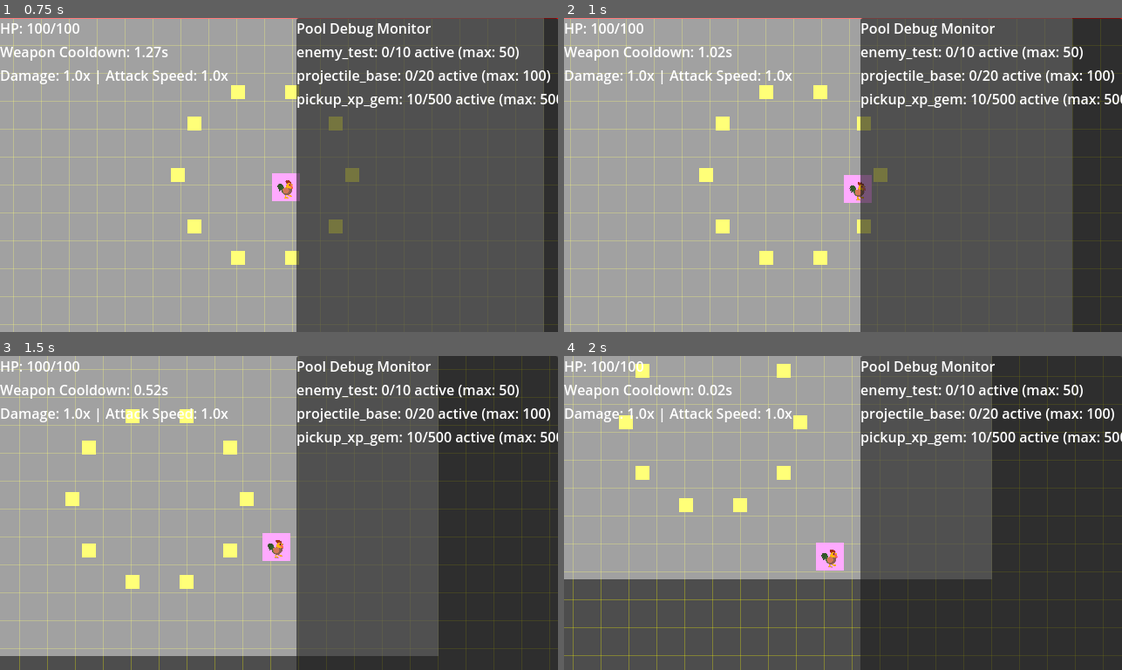
Above: before the commit, frames 1-4 (two rows, left to right).
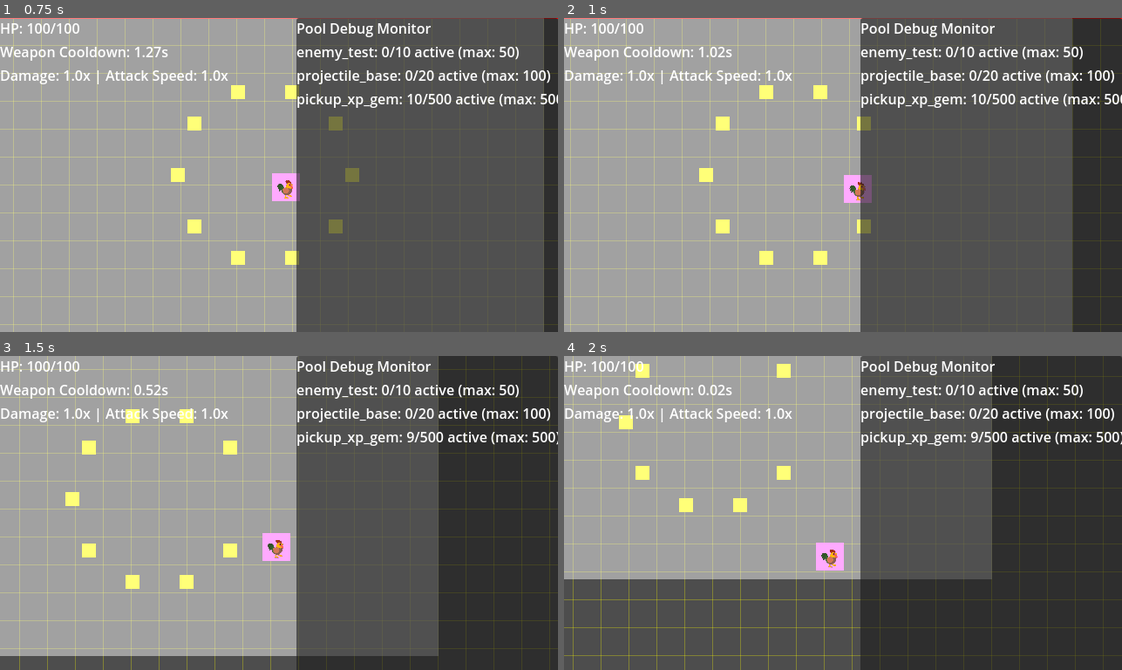
Above: after the commit, the same moments.

Repository: thejoshyee/sarimanok-game
Game: Godot game, scene res://main.tscn
Two runs of this game, one before a commit and one after it. Both use one fixed random seed, a clock stepped at 60 frames per second and the inputs below.
Inputs:
- Up to frame 1 (0.75 s): tap Enter (ui_accept) at 0.5 s; hold Right (move_right) from 0.53 s (still down)
- Up to frame 2 (1 s): keep holding Right (move_right); tap Enter (ui_accept) at 0.77 s
- Up to frame 3 (1.5 s): release Right (move_right) at 1.28 s; hold S (move_down) from 1.28 s (still down)
- Up to frame 4 (2 s): keep holding S (move_down); tap Enter (ui_accept) at 1.52 s

Frame 1 is identical in both runs. In frame 2, 0.1% of the frame differs, in the area x 55-58%, y 47-53%; in frame 3, 0.6%; in frame 4, 0.6%, in the area x 41-100%, y 18-29%.

Commit message:
feat(player): add XP gem collection with progression integration
- Add PickupArea (Area2D) to player with collision mask for layer 4
- Connect to ProgressionManager autoload for XP tracking
- Set XP gems to layer 4 and add to xp_gems group
- Despawn collected gems back to pool via PoolManager

Diff:
--- a/game/scenes/pickups/xp_gem.tscn
+++ b/game/scenes/pickups/xp_gem.tscn
@@ -6,6 +6,7 @@
 radius = 8.0
 
 [node name="XPGem" type="Area2D"]
+collision_layer = 8
 script = ExtResource("1_m8kyv")
 
 [node name="CollisionShape2D" type="CollisionShape2D" parent="."]
--- a/game/scenes/player/player.tscn
+++ b/game/scenes/player/player.tscn
@@ -53,6 +53,9 @@
 &"walk": SubResource("Animation_gmlin")
 }
 
+[sub_resource type="CircleShape2D" id="CircleShape2D_gmlin"]
+radius = 23.0
+
 [node name="SarimanokPlayer" type="CharacterBody2D"]
 script = ExtResource("1_8afob")
 stats = ExtResource("2_dovo2")
@@ -67,6 +70,8 @@
 anchors_preset = 15
 anchor_right = 1.0
 anchor_bottom = 1.0
+offset_top = -1.0
+offset_bottom = 1.0
 grow_horizontal = 2
 grow_vertical = 2
 theme_override_font_sizes/font_size = 24
@@ -91,3 +96,10 @@
 
 [node name="WeaponManager" type="Node" parent="."]
 script = ExtResource("3_gmlin")
+
+[node name="PickupArea" type="Area2D" parent="."]
+collision_layer = 0
+collision_mask = 8
+
+[node name="CollisionShape2D" type="CollisionShape2D" parent="PickupArea"]
+shape = SubResource("CircleShape2D_gmlin")
--- a/game/scripts/pickups/xp_gem.gd
+++ b/game/scripts/pickups/xp_gem.gd
@@ -8,6 +8,7 @@
 	xp_value = 10
 
 func on_spawn() -> void:
+	add_to_group("xp_gems")
 	# called when this gem is taken from the pool
 	visible = true
 	monitoring = true # enable area2d collision detection
--- a/game/scripts/player.gd
+++ b/game/scripts/player.gd
@@ -6,6 +6,8 @@
 @onready var sprite: ColorRect = $VisualSprite
 @onready var animation_player: AnimationPlayer = $AnimationPlayer
 @onready var weapon_manager = $WeaponManager
+@onready var pickup_area: Area2D = $PickupArea
+@onready var progression: Progression = ProgressionManager
 
 # Runtime State
 var current_hp: float
@@ -83,6 +85,7 @@
 	add_to_group("player")
 	current_hp = stats.max_hp # start at full health
 	damage_area.body_entered.connect(_on_damage_area_body_entered)
+	pickup_area.area_entered.connect(_on_pickup_area_area_entered)
 
 	# connect WeaponManager to this player
 	$WeaponManager.player = self
@@ -98,3 +101,15 @@
 	if body.is_in_group("enemies"):
 		take_damage(10.0) # placeholder damage
 	# dont take damage if invincible
+
+
+func _on_pickup_area_area_entered(area: Area2D) -> void:
+	# Check if the area is an XP gem
+	if area.is_in_group("xp_gems"):
+		# Get XP value and add it to progression
+		var xp_value = area.xp_value
+		progression.add_xp(xp_value)
+		print("Collected ", xp_value, " XP. Total: ", progression.current_xp, " Level: ", progression.current_level)
+
+		# Despawn the gem back to the pool
+		PoolManager.despawn(area)
Not shown: 1 places in game/scenes/player/player.tscn that only renumber resources
Not shown, changed: .taskmaster/tasks/tasks.json
